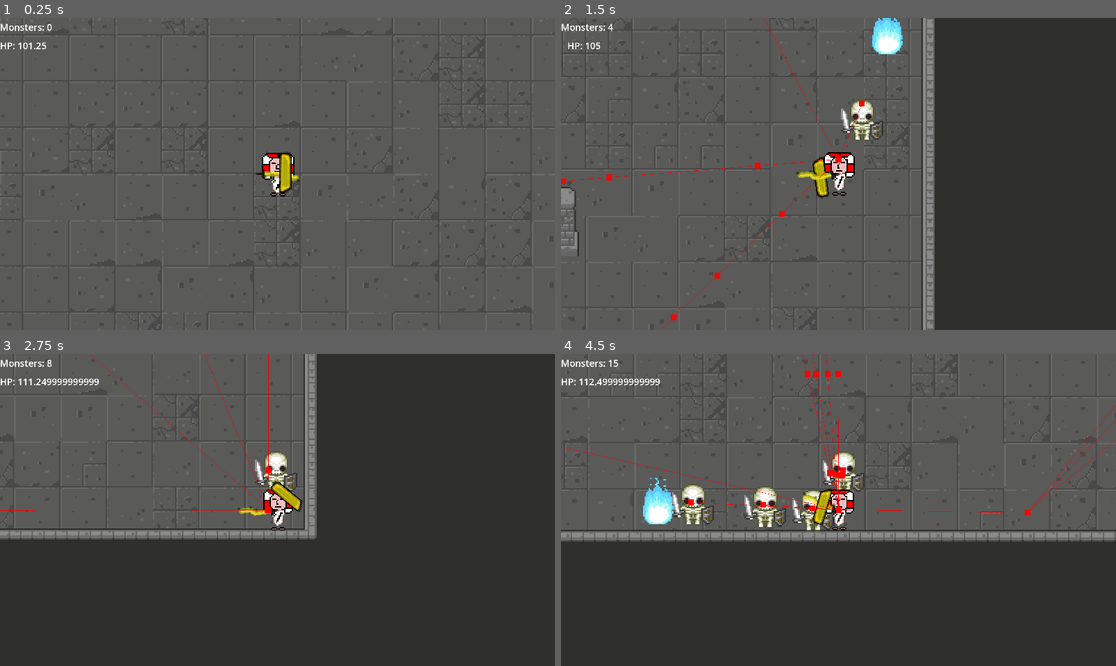
Above: before the commit, frames 1-4 (two rows, left to right).
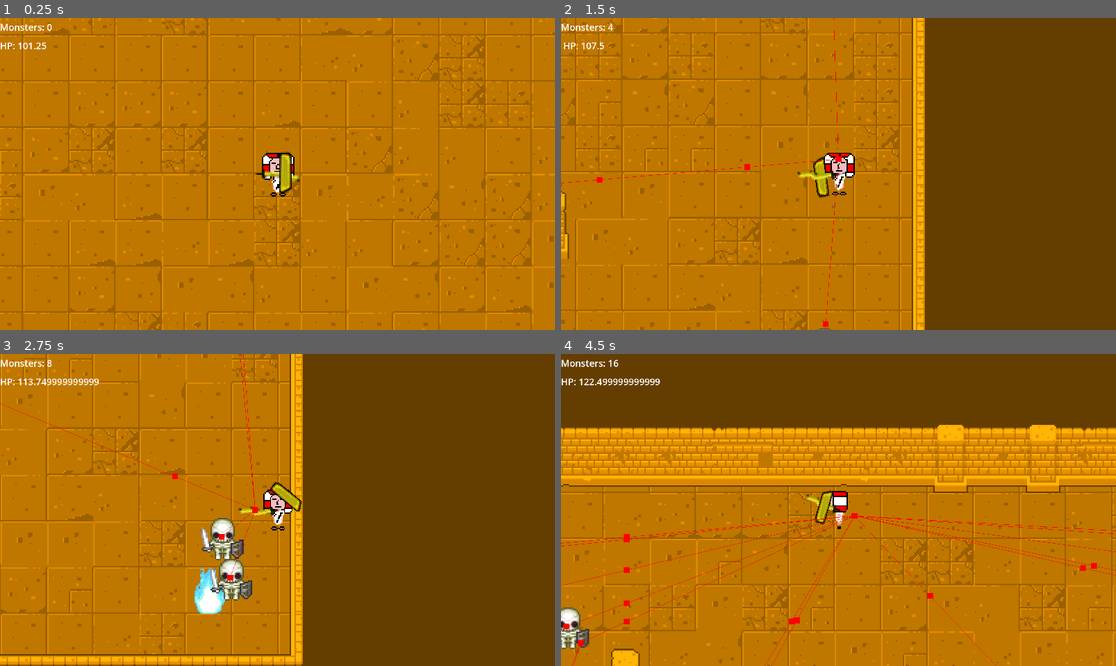
Above: after the commit, the same moments.

Repository: zstenger93/GitHub_Game_Off_2023
Game: Godot game, scene res://Scenes/first_level.tscn
The game is run twice, just before and just after one commit, with the same random seed, the same clock (stepped at 60 frames per second) and the same inputs.
Inputs (mouse positions are in pixels of both pictures, inside the frame that each line leads up to):
- Up to frame 1 (0.25 s): no input
- Up to frame 2 (1.5 s): move the mouse to (960, 158) at 0.52 s; press the mouse at (960, 158) at 0.53 s; hold Right (move_right) 0.53-1.28 s; move the mouse to (727, 189) at 1.27 s; release the mouse at (727, 189) at 1.28 s; hold S (move_down) from 1.28 s (still down); right-click (727, 189) at 1.35 s
- Up to frame 3 (2.75 s): move the mouse to (333, 441) at 2.02 s; release S (move_down) at 2.03 s; press the mouse at (333, 441) at 2.03 s; hold Right (move_right) from 2.03 s (still down)
- Up to frame 4 (4.5 s): move the mouse to (810, 572) at 2.77 s; release Right (move_right) at 2.78 s; release the mouse at (810, 572) at 2.78 s; hold Up (move_up) 2.78-3.53 s; right-click (810, 572) at 2.85 s; move the mouse to (1005, 556) at 3.52 s; press the mouse at (1005, 556) at 3.53 s; hold A (move_left) from 3.53 s (still down); move the mouse to (672, 463) at 4.27 s; release the mouse at (672, 463) at 4.28 s; right-click (672, 463) at 4.35 s

The runs differ from the first frame. In frame 1, 99% of the frame differs, in the area x 0-100%, y 0-100%; in frame 2, 99%; in frame 3, 99%; in frame 4, 100%.

Commit message:
Kinda weird changes, about to have massive merge conflicts

Diff:
--- a/Scales_Of_Anubis/Scenes/first_level.tscn
+++ b/Scales_Of_Anubis/Scenes/first_level.tscn
@@ -37,16 +37,16 @@
 [node name="Spawners" type="Node" parent="."]
 
 [node name="Spawner" parent="Spawners" instance=ExtResource("3_m0yrt")]
-position = Vector2(0, -272)
+position = Vector2(448, -240)
 
 [node name="Spawner2" parent="Spawners" instance=ExtResource("3_m0yrt")]
-position = Vector2(-480, 0)
+position = Vector2(-448, -240)
 
 [node name="Spawner3" parent="Spawners" instance=ExtResource("3_m0yrt")]
-position = Vector2(480, 0)
+position = Vector2(448, 240)
 
 [node name="Spawner4" parent="Spawners" instance=ExtResource("3_m0yrt")]
-position = Vector2(0, 264)
+position = Vector2(-448, 240)
 
 [node name="MapNavLeft" type="NavigationRegion2D" parent="."]
 navigation_polygon = SubResource("NavigationPolygon_qx7md")
--- a/Scales_Of_Anubis/Scenes/map_tile_set.tres
+++ b/Scales_Of_Anubis/Scenes/map_tile_set.tres
@@ -1,9 +1,9 @@
 [gd_resource type="TileSet" load_steps=3 format=3 uid="uid://bv5k37whdaato"]
 
-[ext_resource type="Texture2D" uid="uid://dvda3q8onktqd" path="res://Sprites/tempsheet.png" id="1_nl4qm"]
+[ext_resource type="Texture2D" uid="uid://baykooy6m0jbx" path="res://Sprites/Map/newtempsheet.png" id="1_wux07"]
 
 [sub_resource type="TileSetAtlasSource" id="TileSetAtlasSource_qjp34"]
-texture = ExtResource("1_nl4qm")
+texture = ExtResource("1_wux07")
 texture_region_size = Vector2i(32, 32)
 use_texture_padding = false
 0:0/0 = 0
Binary file added: Scales_Of_Anubis/Sprites/Map/anubis_map1.png
Not shown, added: Scales_Of_Anubis/Sprites/Map/anubis_map1.png.import
Binary file added: Scales_Of_Anubis/Sprites/Map/anubis_map2.png
Not shown, added: Scales_Of_Anubis/Sprites/Map/anubis_map2.png.import
Binary file added: Scales_Of_Anubis/Sprites/Map/newtempsheet.png
Not shown, added: Scales_Of_Anubis/Sprites/Map/newtempsheet.png.import
Not shown, changed: Scales_Of_Anubis/Sprites/.DS_Store
